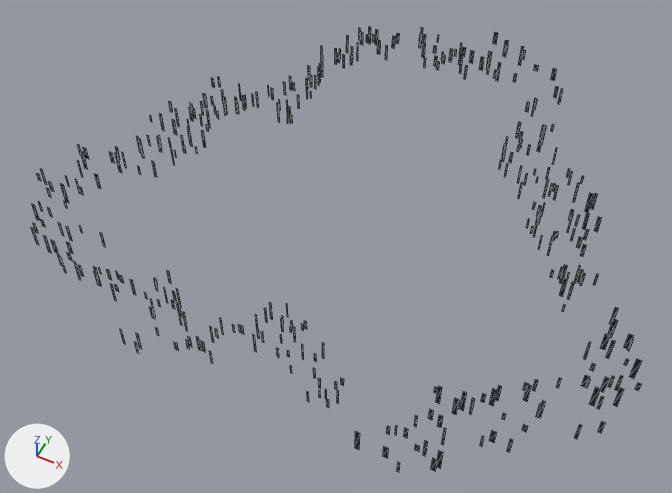
An edit to the glTF model netrun/assets/models/env/horizon_band.glb, drawn before and after from the same camera.
Before and after are seen from a 50 mm camera at (59.7, -130.1, 147.3) aimed at (-2.0, -6.7, -6.9). Arrows for +X, +Y and +Z are at lower left; the lights stay in place. The older version comes first. Mesh edges are drawn as thin lines.

In view in the first picture: 'horizon_streaks'.
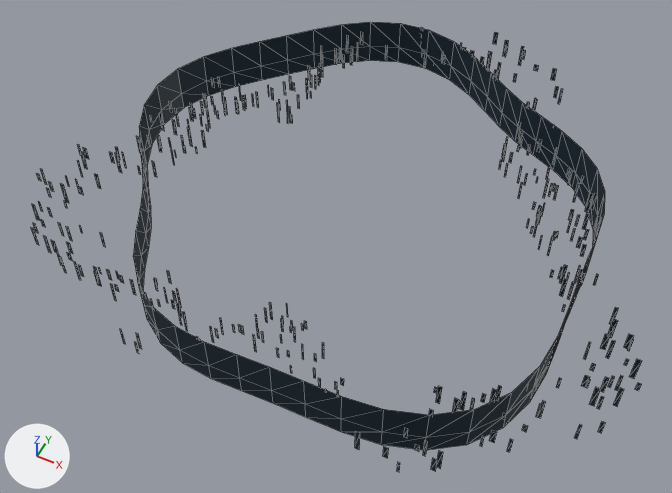
Commit message: Горизонт: сплошная дымка вместо россыпи штрихов (меш horizon_mist + haze.gdshader)

Pixel boxes (x1, y1, x2, y2) of what changed, in the pictures (672 x 493 px):
```json
{"object": "horizon_mist", "change": "added", "after": [133, 22, 605, 450]}
```

Edits to the scene script, one JSON object a line:
```json
{"op": "add", "block": "mat_shell_soft", "code": ["mat_shell_soft = bpy.data.materials.new('shell_soft')", "# nodes: BsdfPrincipled, Mix, OutputMaterial, VertexColor", "# colours: dark blue #192730, mixed with the vertex colours"]}
{"op": "add", "block": "me_horizon_mist", "code": ["me_horizon_mist = bpy.data.meshes.new('horizon_mist')", "me_horizon_mist.from_pydata(...)  # 144 vertices, 192 faces; spans x -56.0..50.5, y -50.9..56.3, z -3.0..9.0", "me_horizon_mist.materials.append(mat_shell_soft)"]}
{"op": "add", "block": "ob_horizon_mist", "code": ["ob_horizon_mist = bpy.data.objects.new('horizon_mist', me_horizon_mist)", "ob_horizon_mist.location = (0.0, 0.0, 0.0)"]}
```
